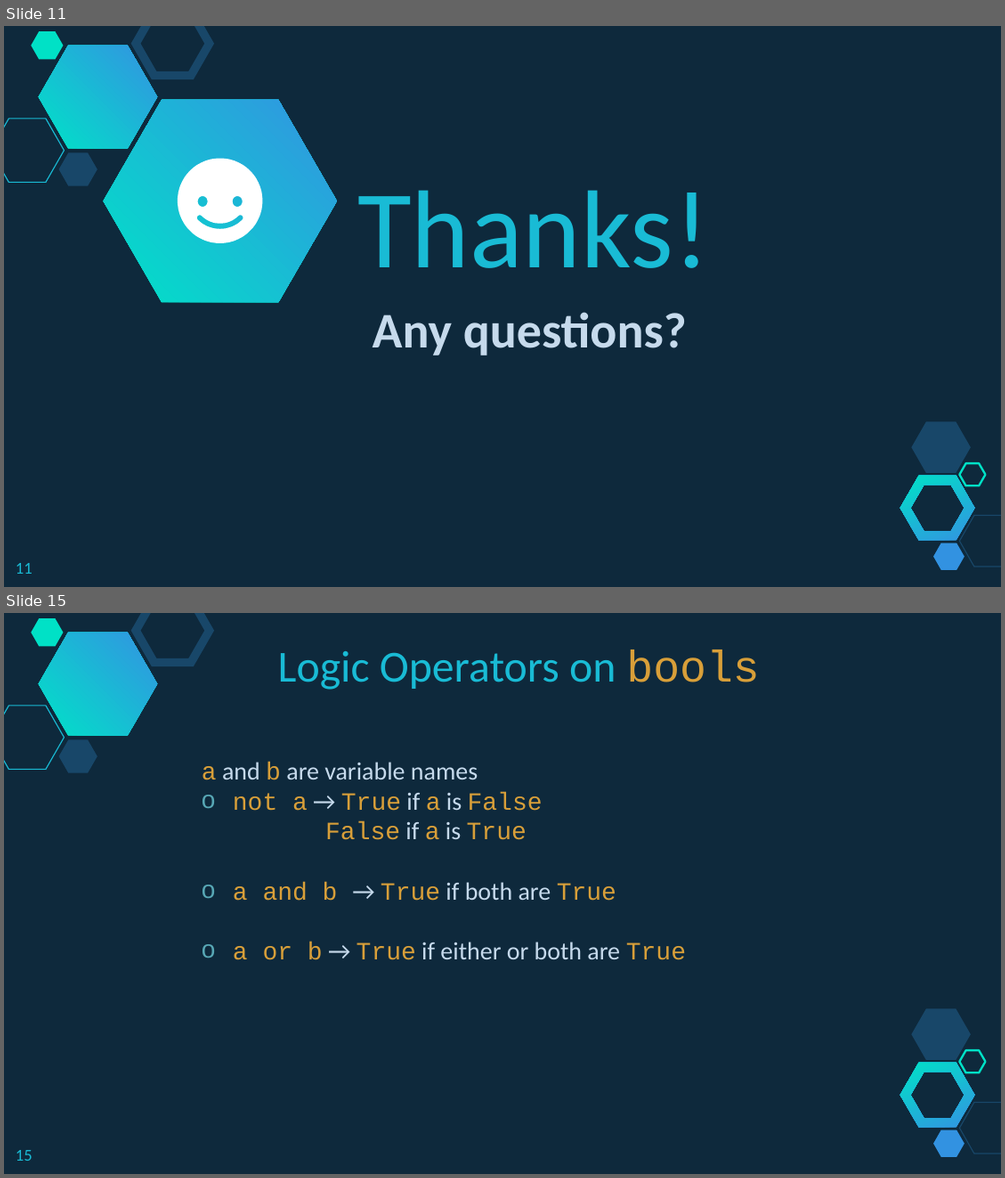
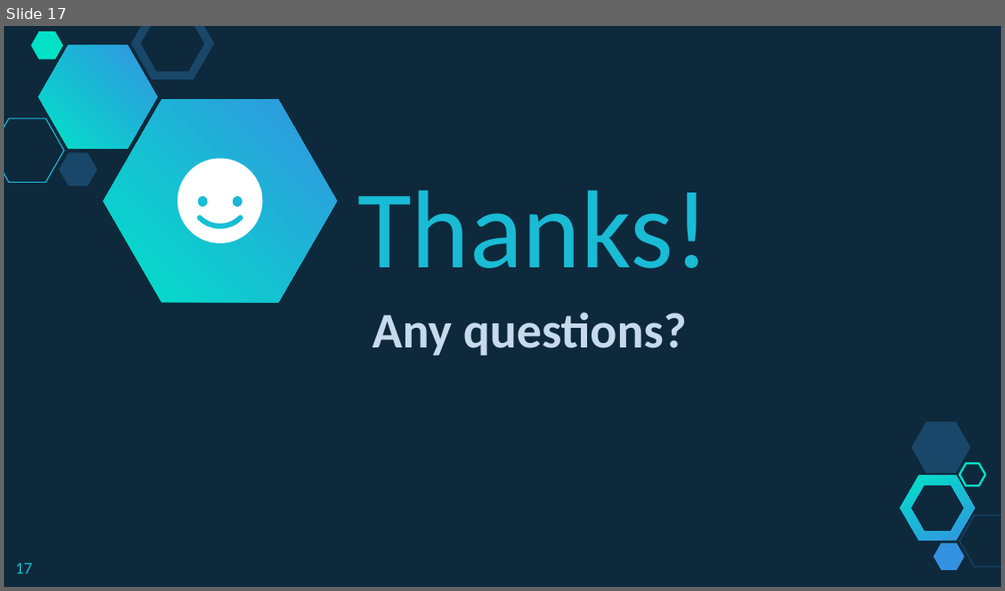
Before and after one commit to branhoff/python_class_101, a slide deck: lecture_slides/6_Python Lesson - Control Flow - While and For Loops.pptx. Shown one above the other, each under a label of ours: slides 11 and 15 before the commit, slide 17 after it; the slides between them are not shown. The pictures are 1005x1178 and 1005x591 pixels, drawn with LibreOffice and Linux fonts; fonts in the diff are those of the drawing. Boxes give left, top, right and bottom in pixels: in the first picture for what was removed or moved away, otherwise in the second. Text is boxed around its words. In the diff, an @@ line names an element or a change of style, - is before the commit and + after.

```diff
--- a/lecture_slides/6_Python Lesson - Control Flow - While and For Loops.pptx
+++ b/lecture_slides/6_Python Lesson - Control Flow - While and For Loops.pptx
@@ slide 15 removed at [4,613,1001,1174], background #0E293C; not listed: 10 template elements that a slide beside it also shows @@
@@ text removed at [278,649,759,690] @@
-Logic Operators on bools
@@ text removed at [202,762,686,960] @@
-a and b are variable names
-o not a → True if a is False
-False if a is True
-o a and b → True if both are True
-o a or b → True if either or both are True
@@ page number removed at [16,1150,32,1160] @@
-15
@@ what was slide 11 is now slide 17 @@
@@ page number at [16,563,32,573]: text changed @@
-11
+17
```
Also in this commit, not shown: 6 slides added, 14 other slides removed, 11 other files.
